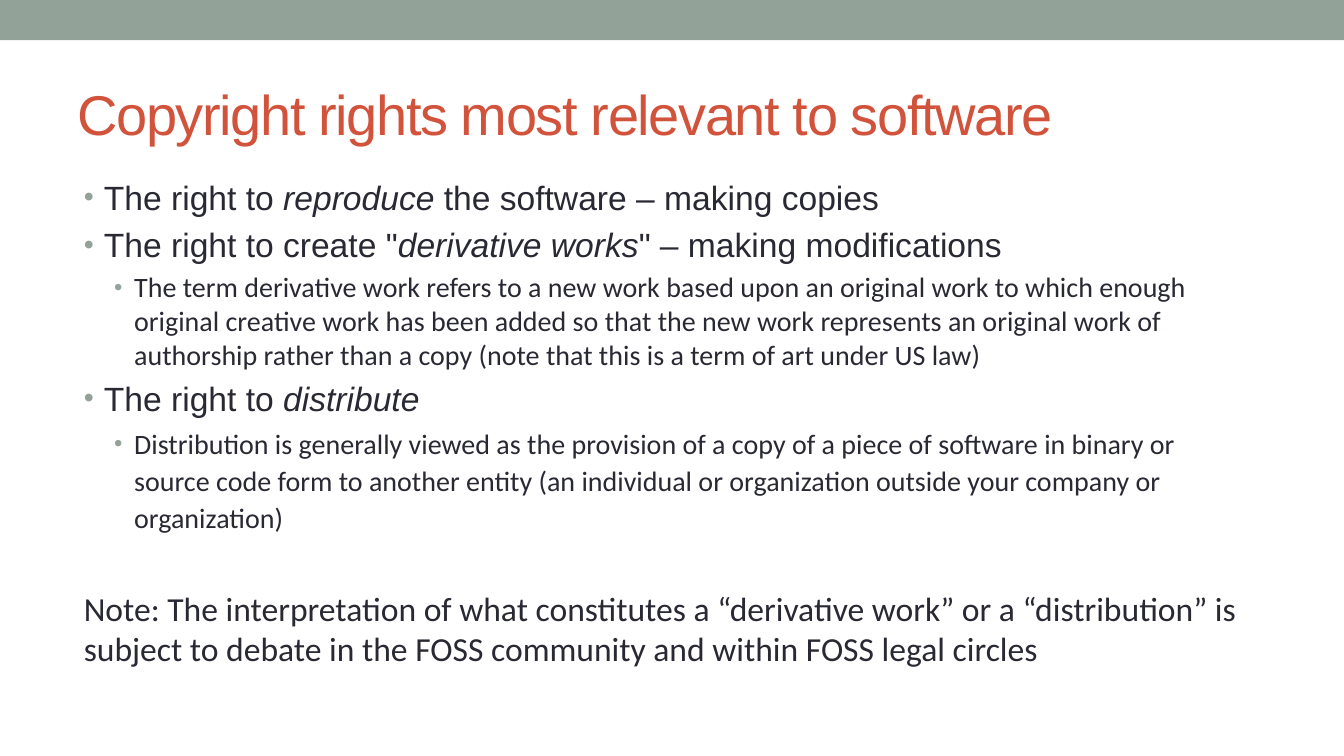
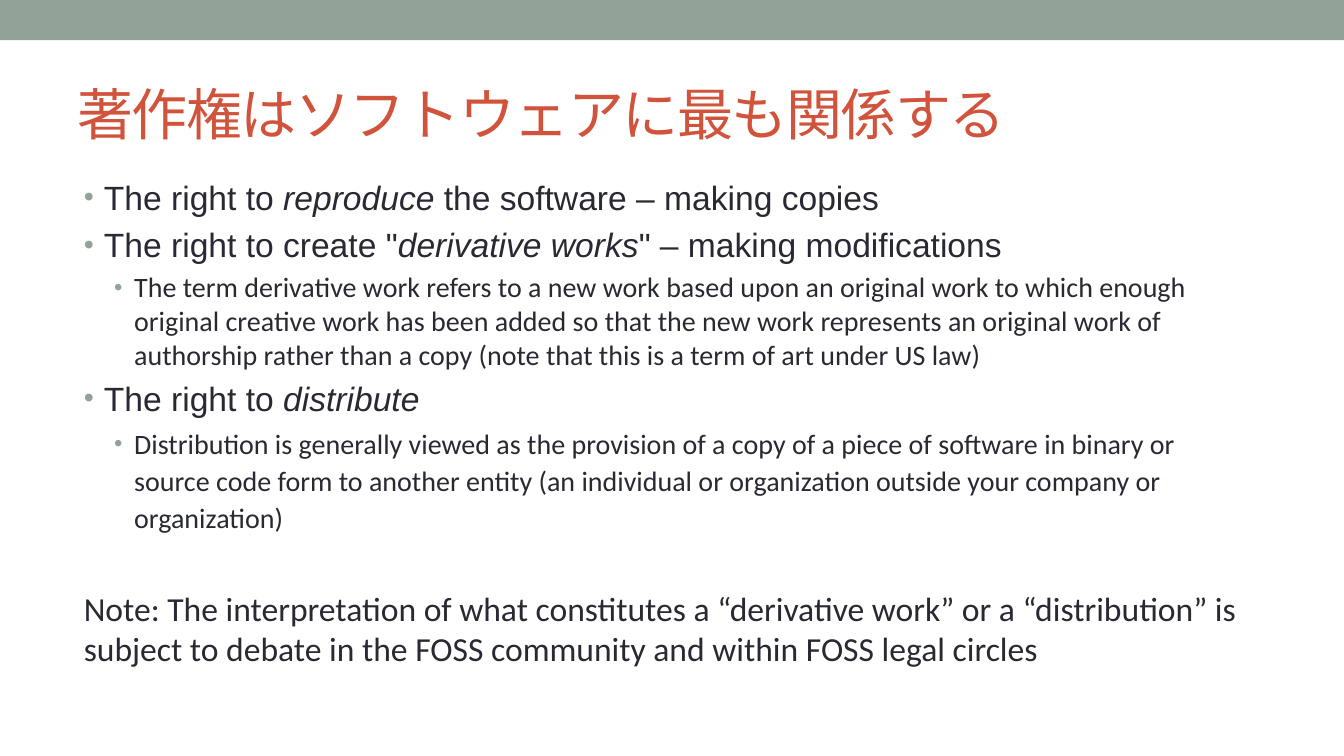
Before and after one commit to OpenChain-Project/Curriculum-Translation-JP, a slide deck: slide 7 of target/openchain-curriculum-release-2.pptx. Drawn at 1344x756 pixels with LibreOffice and Linux fonts; fonts in the diff are those of the drawing; background and template pictures are left out. Boxes give left, top, right and bottom in pixels: in the first picture for what was removed or moved away, otherwise in the second. Text is boxed around its words. In the diff, an @@ line names an element or a change of style, - is before the commit and + after.

```diff
--- a/target/openchain-curriculum-release-2.pptx
+++ b/target/openchain-curriculum-release-2.pptx
@@ title at bbox=[77, 88, 1006, 140]: text changed @@
-Copyright rights most relevant to software
+著作権はソフトウェアに最も関係する
```
Also in this commit, not shown: 4 other slides changed, 8 other files.
